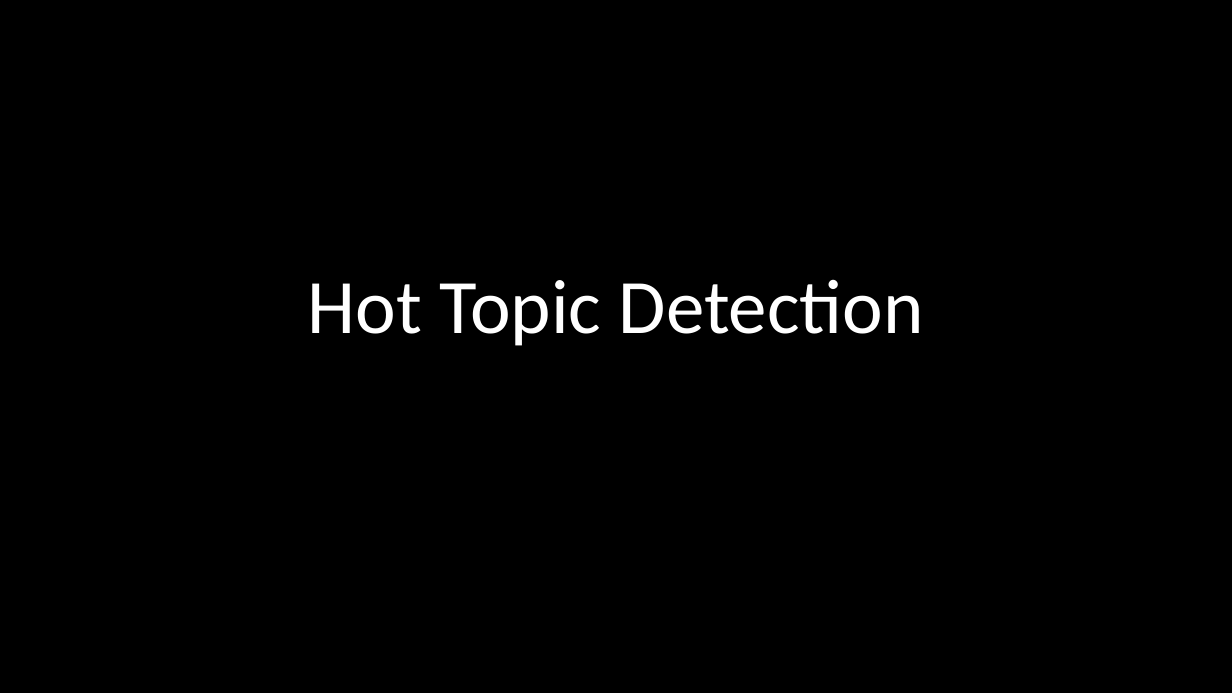
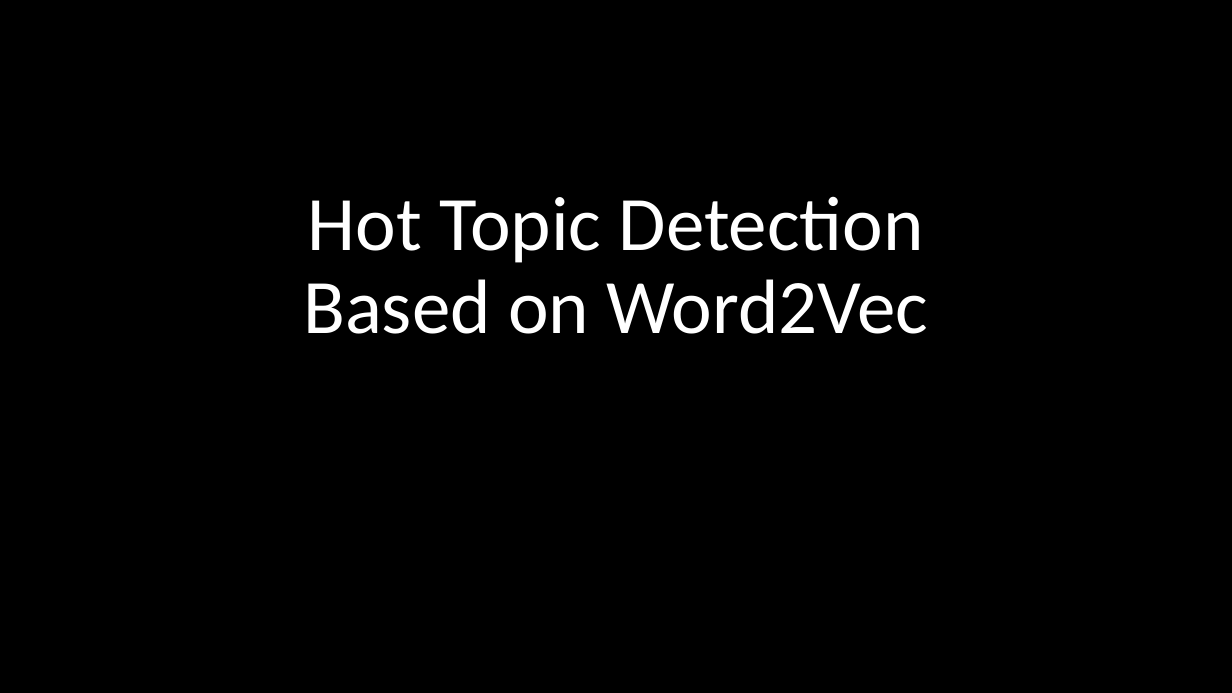
Before and after one commit to ZhongTing/HotTopicDetection, a slide deck: slide 1 of Hot-Topic-Detection.pptx. Drawn at 1232x693 pixels with LibreOffice and Linux fonts; fonts in the diff are those of the drawing. Boxes give left, top, right and bottom in pixels: in the first picture for what was removed or moved away, otherwise in the second. Text is boxed around its words. In the diff, an @@ line names an element or a change of style, - is before the commit and + after.

```diff
--- a/Hot-Topic-Detection.pptx
+++ b/Hot-Topic-Detection.pptx
@@ title at (303, 196, 929, 334): text changed @@
-Hot Topic Detection
+Hot Topic Detection
+Based on Word2Vec
```
Also in this commit, not shown: 4 other slides changed, 11 slides added, 12 slides removed, 1 other file.
